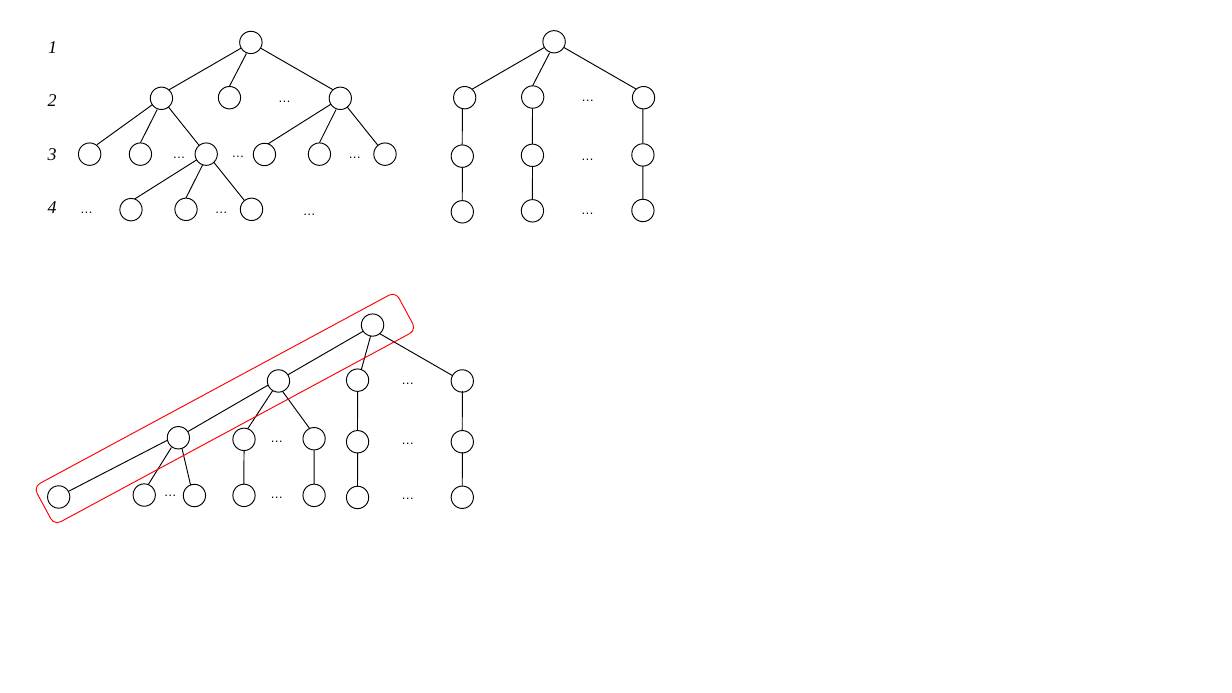
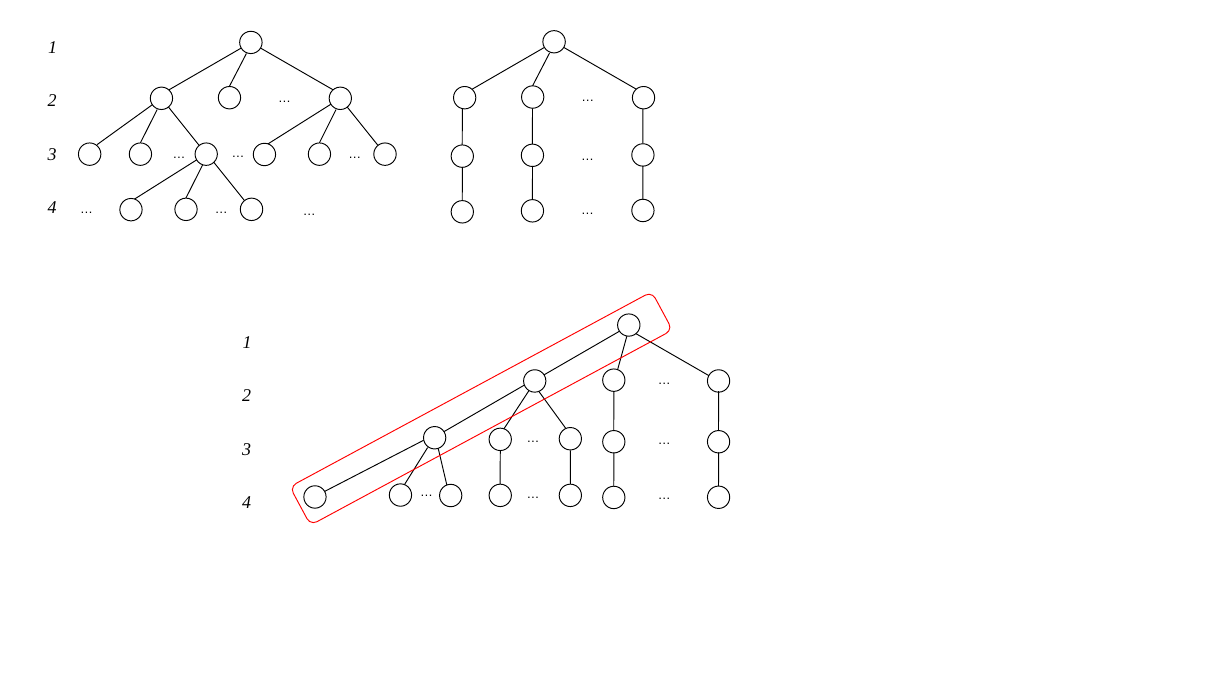
Before and after one commit to haoxiangyang89/PERT, a slide deck: slide 10 of Writeup/Graphs.pptx. Drawn at 1232x693 pixels with LibreOffice and Linux fonts; fonts in the diff are those of the drawing. Boxes give left, top, right and bottom in pixels: in the first picture for what was removed or moved away, otherwise in the second. Text is boxed around its words. In the diff, an @@ line names an element or a change of style, - is before the commit and + after.

```diff
--- a/Writeup/Graphs.pptx
+++ b/Writeup/Graphs.pptx
@@ 16 ellipses, 15 lines, 6 texts, 1 rounded rectangle moved together from (x1=34, y1=291, x2=473, y2=525) to (x1=290, y1=291, x2=730, y2=525) @@
@@ group added at (x1=242, y1=336, x2=252, y2=508): 4 texts @@
+3
+4
+2
+1
```
Also in this commit, not shown: 2 other slides changed, 1 slide added, 9 other files.
